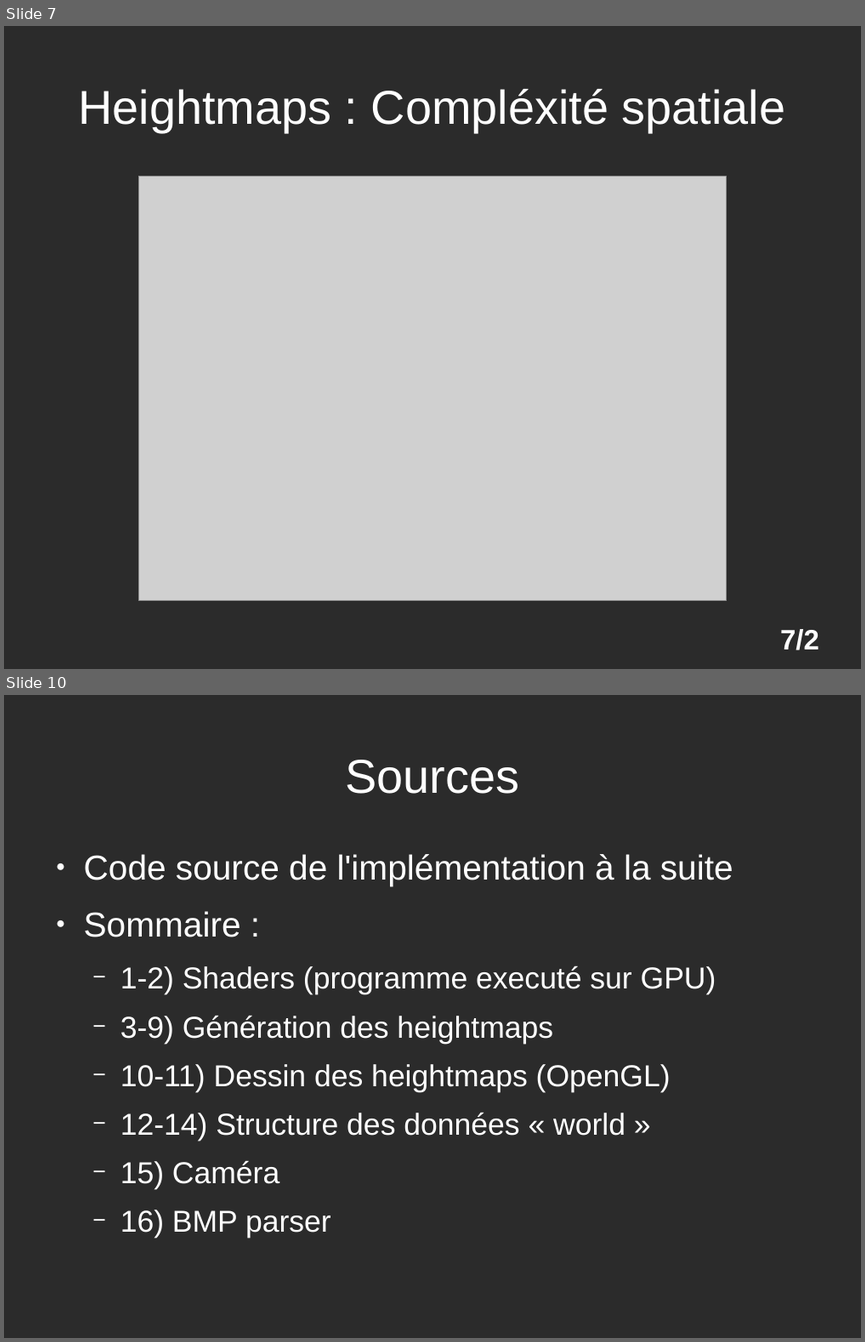
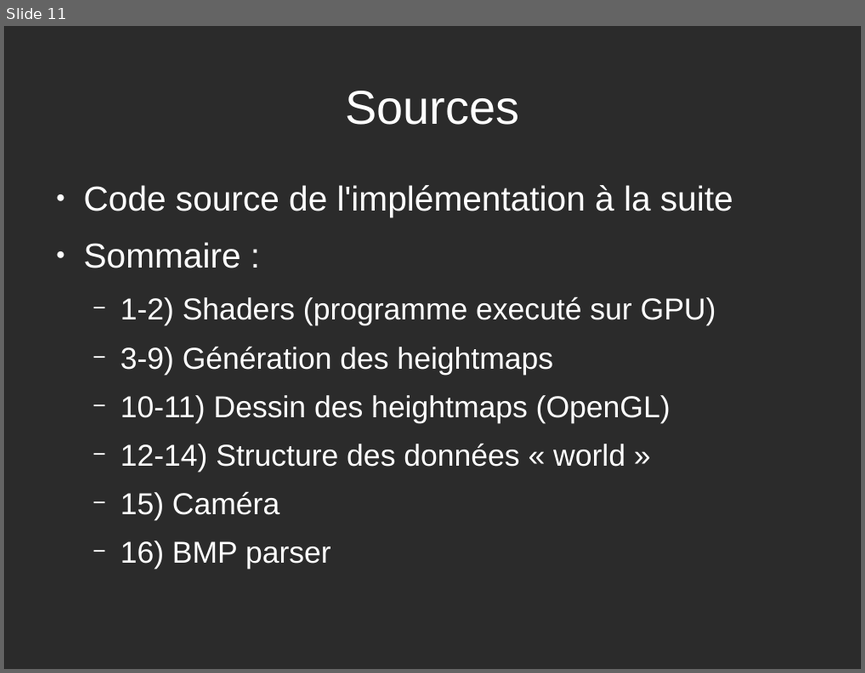
Before and after one commit to rpereira-dev/heightmaps_renderer, a slide deck: TIPE/presentation.odp. Shown one above the other, each under a label of ours: slides 7 and 10 before the commit, slide 11 after it; the slides between them are not shown. The pictures are 865x1342 and 865x673 pixels, drawn with LibreOffice and Linux fonts; fonts in the diff are those of the drawing; grey boxes stand for pictures; background and template pictures are left out; a plain dark background stands for a picture behind light text. Boxes give left, top, right and bottom in pixels: in the first picture for what was removed or moved away, otherwise in the second. Text is boxed around its words. In the diff, an @@ line names an element or a change of style, - is before the commit and + after.

```diff
--- a/TIPE/presentation.odp
+++ b/TIPE/presentation.odp
@@ slide 7 removed at (4, 26, 861, 669), background picture (left out) @@
@@ title removed at (78, 89, 785, 132) @@
-Heightmaps : Compléxité spatiale
@@ picture removed at (138, 176, 726, 601) @@
@@ page number removed at (780, 629, 819, 650) @@
-7/2
@@ what was slide 10 is now slide 11 @@
```
Also in this commit, not shown: 3 slides changed, 7 slides added, 21 other slides removed, 47 other files.
